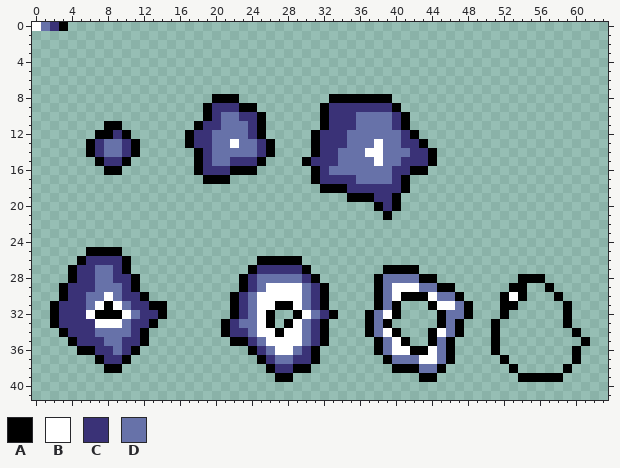
One commit to this pixel-art sprite: Nav.io/Assets/Textures/explosion.png. The picture above was drawn from the file before the commit.
The file is 64x64 pixels. Shown: x 0..63, y 0..41.
Palette (. is transparent): A #000000  B #ffffff  C #3a3277  D #6772a9
Pixels before (only the part around the change), first column x 0:
 0 BDCA............................................................
 1 ................................................................
 2 ................................................................
 3 ................................................................
 4 ................................................................
 5 ................................................................
 6 ................................................................
 7 ................................................................
 8 ....................AAA..........AAAAAAA........................
 9 ...................ACCCAA.......ACCCCCCCA.......................
10 ...................ACDDCCA......ACCCDDDDCA......................
11 ........AA........ACCDDDCA......ACCCDDDDCA......................
12 .......AACA......ACCDDDDCA.....ACCCDDDDDDCA.....................
13 ......ACDDCA.....ACCDDBDDCA....ACCCDDDBDDCCA....................
14 ......ACDDCA......ACDDDDDCA....ACCDDDBBDDDCCA...................
15 .......ACCA.......ACDDCCCA....ACCCDDDDBDDCCCA...................
16 ........AA........ACCCAAA......ACDDDDDDDCCAA....................
17 ...................AAA.........ACCCCDDDDCA......................
18 ................................AAACCCCCCA......................
19 ...................................AAACCA.......................
20 ......................................ACA.......................
21 .......................................A........................
22 ................................................................
23 ................................................................
24 ................................................................
25 ......AAAA......................................................
26 .....ACCCCA..............AAAAA..................................
27 ....ACCDDCA.............ACCCCCA........AAAA.....................
28 ....ACCDDCCA...........ACDDDDDCA......ADDDDAA.........AAA.......
29 ...ACCCDDDCA...........ACDBBBBDCA.....ADBBBDDAA......AA..A......
30 ...ACCDDBDCCA.........ACDBBBBBDCA.....ADBAAABDDA....ABA...A.....
31 ..ACCCDBABDCCAA.......ACDBBAABDCA.....ADA...ABBDA...AA.....A....
32 ..ACCCBAAABDCCA.......ACDBA..ABDCA...ADBA....ADDA...A......A....
33 ..ACCCCBBBDCCA.......ACDDBA.ABDCA....ADA.....ADA...A.......A....
34 ...ACCCDDDDCA........ACCDBBABBDCA....ADBA...ABDA...A........A...
35 ....ACCCDDCCA.........AACDBBBBDCA.....ADBA..ADA....A.........A..
36 .....AACCDCA............ACDBBDCA......ADBBAABDA....A........A...
37 .......ACCA..............ACDDCCA.......ADDDBBDA.....A.......A...
38 ........AA................ACCAA.........AAADDA.......A.....A....
39 ...........................AA..............AA.........AAAAA.....
40 ................................................................
41 ................................................................
The same view after the edit:
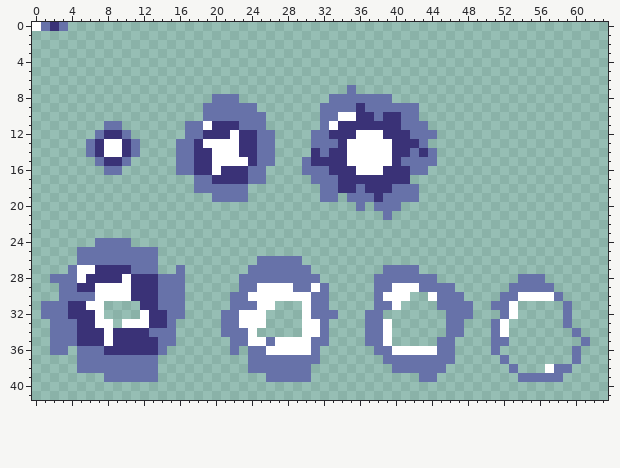
Edits made:
Changed rows in their new state; - is an unchanged pixel.
first column x 3:
 0 D
first column x 1:
 7 ----------------------------------D--------------------------
 8 -------------------DDD----------DDDDDDD----------------------
 9 ------------------DDDDDD-------DDDD-DDDDDD-------------------
10 ------------------DD--DDD------DDBBCC-C-DD-------------------
11 -------DD-------DDB-CC-DD------DB--CCCC-DDD------------------
12 ------DC-D------DD-CCBC-DD----DD--CBBBCC-DDD-----------------
13 -----D-BB-D----DD-BBB-CCDD----DDD-BBB-BC--D------------------
14 -----D-BB-D----DDC-BBBCCDD----CD-CBB--BCCD-D-----------------
15 ------D--D-----DDC-BBBB-DD---D---CBBB-BCDDDD-----------------
16 -------DD------DDC-B-CCDD----DDDCCCBBBC--DD------------------
17 -----------------DDCCCCDD-----DDD--CCCC-C--------------------
18 -----------------DDDDDD--------DDC-D---DDD-------------------
19 -------------------DDDD--------DD-DDD-DDDD-------------------
20 -----------------------------------D-DDD---------------------
21 --------------------------------------D----------------------
24 ------DDDD---------------------------------------------------
25 ----DDDDDDDDD------------------------------------------------
26 ----DDDDDDDDD-----------DDDDD--------------------------------
27 ---DBBCC-CDDD--D-------DDDDDDD--------DDDD-------------------
28 -DDDB-CC-BCCCDDD------DD-----DD------D----DD---------DDD-----
29 --DD--BBBBCCCDDD------DDB---D-BD-----D------DD------DDDDD----
30 --DDD-B-BB-CCDDD-----DDB-----BDD-----DB-B..---D----DDBBBBD---
31 DDD--B-....-CDDD-----DD---...BDD-----D-B---.DD-D--DDB-----D--
32 DDD--CB....B-CDD----DDBB-.--.--DD---D-..----.--D---DB-----D--
33 -DDD----.BBBCCD-----DDBB-.-..BBD----D-B-----.-D---DB------D--
34 -DDD--CBCC-CDDD-----DDDB.....BBD----D--.---..-D---DB-------D-
35 -DDD---BC--CCDD------DDBBD---BDD----DDB..--.-D----DD--------D
36 -DD-DDD-C-CCCD-------D-DDB--BBD------D---BB--D----D--------D-
37 ----DDDDDDDDD----------DDD--DDD-------D---DD-D-----D-------D-
38 ----DDDDDDDDD----------DDDDDDD---------DDD--D-------D---BDD--
39 -------DDDDDD------------DDDDD------------DD---------DDDDD---
Where, in picture pixels (left, top, right, bottom), the same in both pictures:
changed: (59, 22, 68, 31)
changed: (302, 85, 437, 220)
changed: (176, 94, 275, 202)
changed: (86, 121, 140, 175)
changed: (41, 238, 185, 382)
changed: (221, 256, 590, 382)
